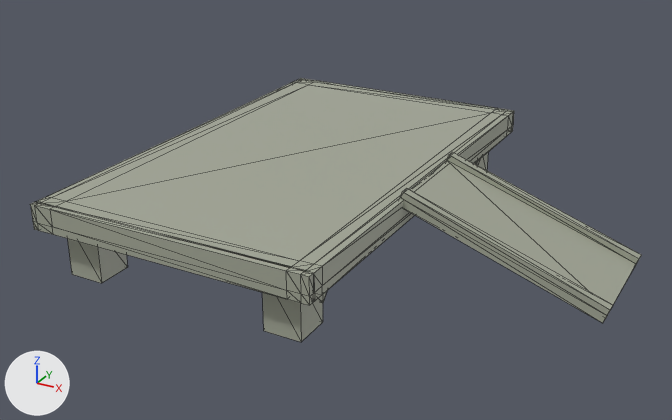
Before and after pictures for a commit that changed the glTF model chao.gltf.
One viewpoint serves both versions: a 50 mm lens placed at (2.22, -3.71, 2.16), pointed at (0.04, 0.26, 0.18). Lighting does not change. The marker at lower left points along +X, +Y and +Z. Mesh edges are drawn as thin lines. Where no turn or scale is listed for an object, it has been applied to the vertices. Vertices at the same position are counted once.

In view in the first picture: 'chao'.
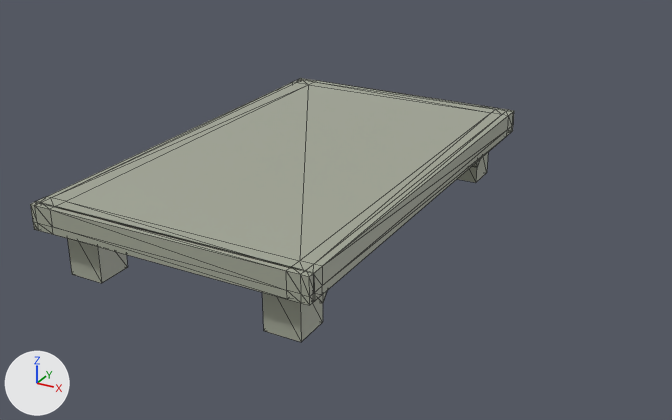
Where the newer file only moved an object's origin or applied its transform, the numbers keep the older frame.

Scene script edits in JSON lines:
```json
{"block": "me_cube_023", "where": "# used by ob_chao; location = (1.012, 0.367, 0.218)"}
{"op": "remove", "block": "me_cube_023", "code": "me_cube_023.from_pydata(...)  # 218 vertices, 396 faces; spans x -2.02..0.53, y -1.21..1.3, z -0.2..0.24"}
{"op": "add", "block": "me_cube_023", "code": "me_cube_023.from_pydata(...)  # 194 vertices, 352 faces; spans x -2.02..-0.49, y -1.21..1.3, z -0.2..0.19"}
{"block": "me_cube_023", "change": "me_cube_023 part 1: the loose piece of 24 vertices spanning x -0.52..0.53, y -0.32..0.32, z -0.2..0.24 is deleted"}
{"block": "me_cube_023", "change": "me_cube_023 part 2"}
{"block": "me_cube_023", "change": "194 faces are deleted"}
{"block": "me_cube_023", "change": "194 new faces join them"}
```

Location of each change, (x1, y1, x2, y2) in pixels of the pictures (672 x 420 px; the box of a moved part takes in the faces that stretch with it):
```json
{"object": "chao", "change": "reshaped", "before": [30, 78, 641, 342], "after": [30, 78, 514, 342], "on screen": "21% narrower"}
{"part": 1, "of": "me_cube_023", "change": "deleted", "before": [399, 152, 641, 323]}
{"part": 2, "of": "me_cube_023", "change": "moved or reshaped", "before": [32, 78, 513, 277], "after": [32, 78, 513, 277]}
```
